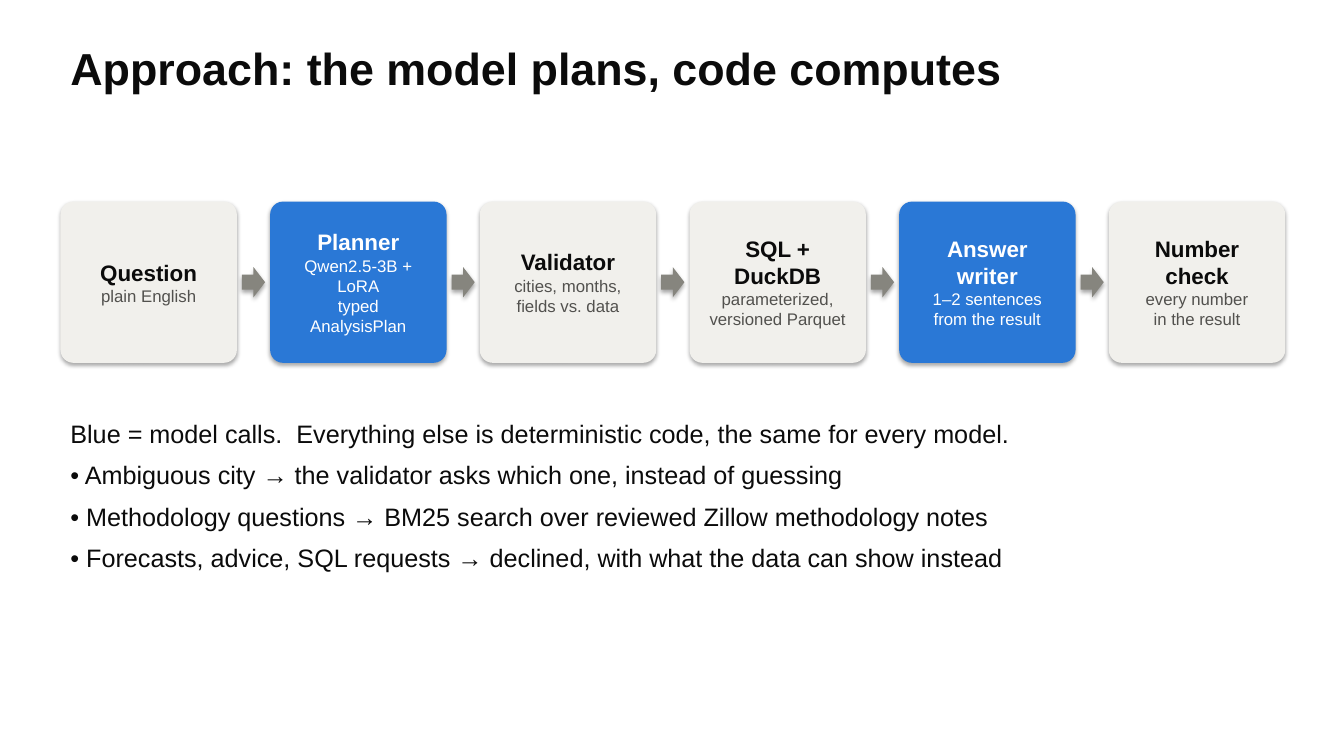
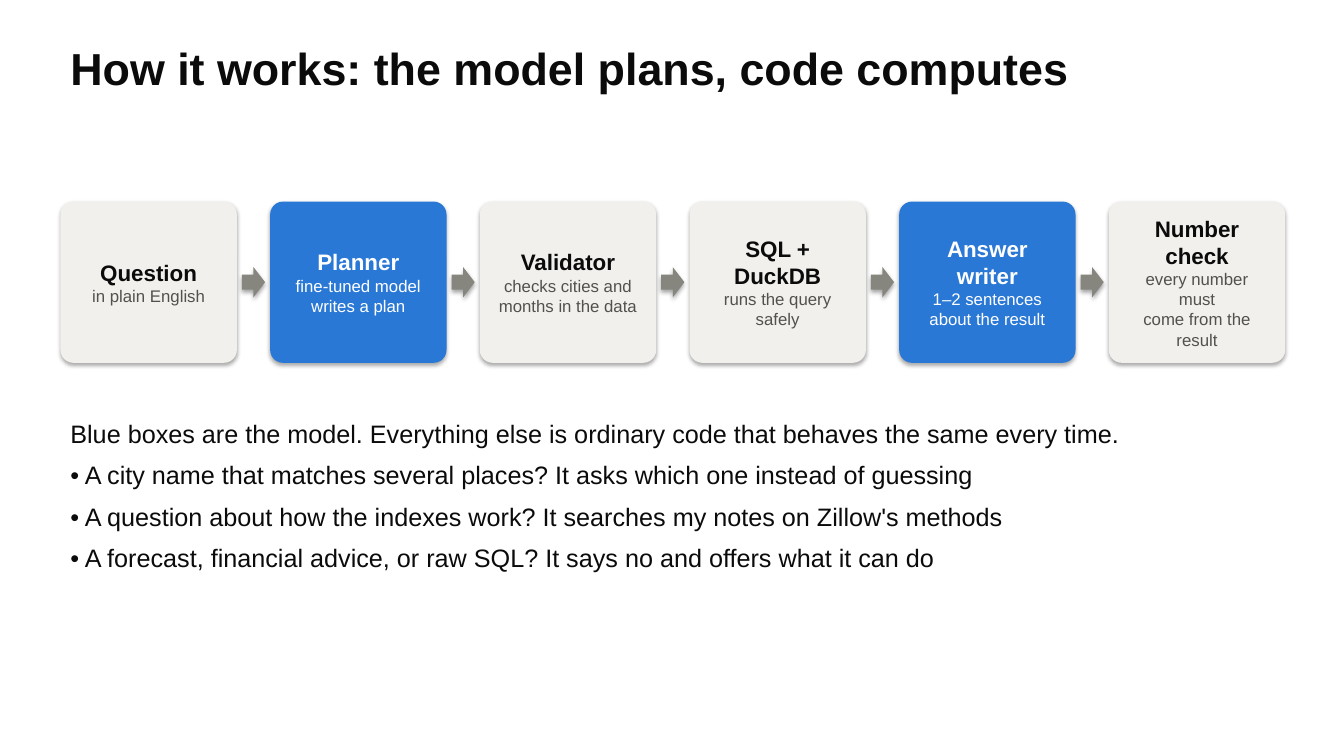
Before and after one commit to weimiao67/llm-class-final, a slide deck: slide 4 of docs/slides/housing-analyst.pptx (slide 3 before the commit). Drawn at 1344x756 pixels with LibreOffice and Linux fonts; fonts in the diff are those of the drawing. Boxes give left, top, right and bottom in pixels: in the first picture for what was removed or moved away, otherwise in the second. Text is boxed around its words. In the diff, an @@ line names an element or a change of style, - is before the commit and + after.

```diff
--- a/docs/slides/housing-analyst.pptx
+++ b/docs/slides/housing-analyst.pptx
@@ text at [70,52,1068,93]: text changed @@
-Approach: the model plans, code computes
+How it works: the model plans, code computes
@@ text in rounded rectangle at [92,290,205,306]: text changed @@
-plain English
+in plain English
@@ text in rounded rectangle at [296,280,421,316]: text changed @@
-Qwen2.5-3B + LoRA
-typed AnalysisPlan
+fine-tuned model
+writes a plan
@@ text in rounded rectangle at [499,280,637,312]: text changed @@
-cities, months,
-fields vs. data
+checks cities and
+months in the data
@@ text in rounded rectangle at [724,293,831,329]: text changed @@
-parameterized,
-versioned Parquet
+runs the query
+safely
@@ text in rounded rectangle at [929,293,1045,325]: text changed @@
-1–2 sentences
-from the result
+1–2 sentences
+about the result
@@ text in rounded rectangle at [1143,273,1250,346]: text changed @@
-every number
-in the result
+every number must
+come from the result
@@ text at [70,424,1119,573]: text changed @@
-Blue = model calls. Everything else is deterministic code, the same for every model.
-• Ambiguous city → the validator asks which one, instead of guessing
-• Methodology questions → BM25 search over reviewed Zillow methodology notes
-• Forecasts, advice, SQL requests → declined, with what the data can show instead
+Blue boxes are the model. Everything else is ordinary code that behaves the same every time.
+• A city name that matches several places? It asks which one instead of guessing
+• A question about how the indexes work? It searches my notes on Zillow's methods
+• A forecast, financial advice, or raw SQL? It says no and offers what it can do
```
Also in this commit, not shown: 13 other slides changed, 1 slide added, 4 other files.
